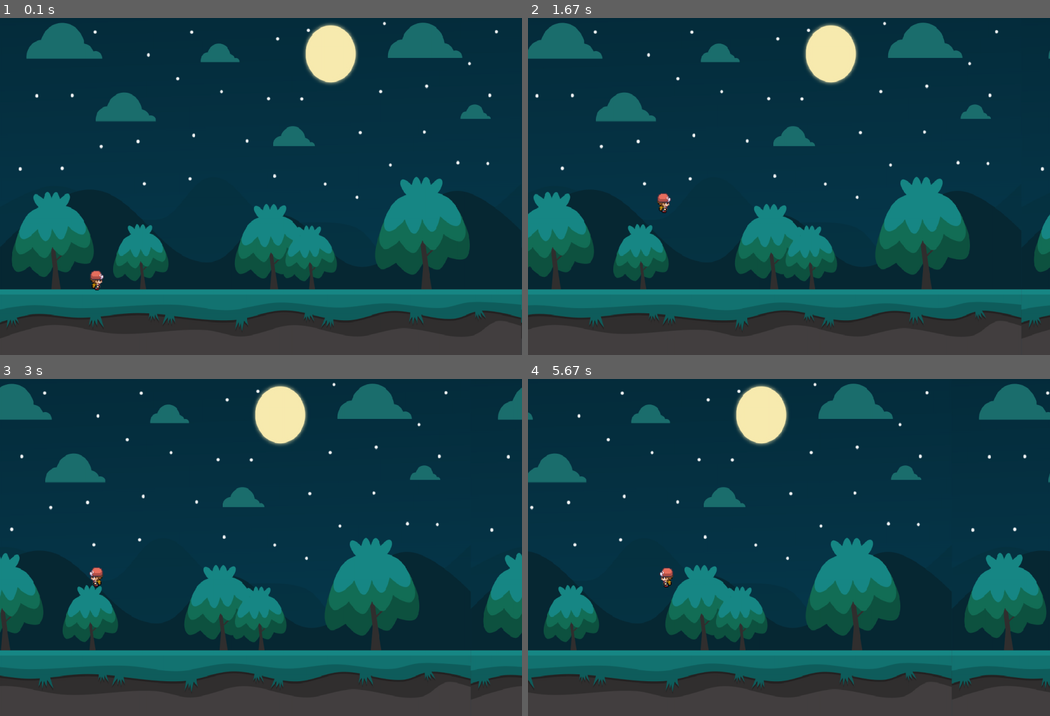
Above: before the commit, frames 1-4 (two rows, left to right).
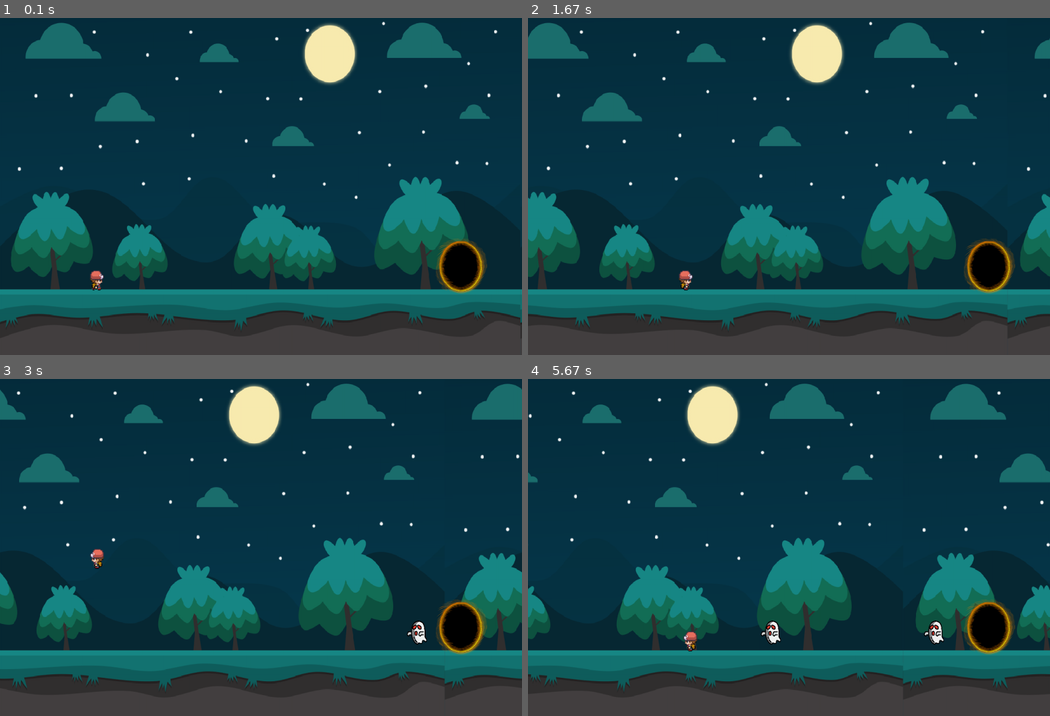
Above: after the commit, the same moments.

Repository: Cer6erus7/PygameBasic
Game: pygame game, started from main.py
Same seed, same stepped clock (60 frames per second), same inputs: the game is played once before the commit and once after it.
Inputs:
- Up to frame 1 (0.1 s): no input
- Up to frame 2 (1.67 s): hold D 0.33-0.8 s; hold W 0.83-1.13 s; hold D 1.17-1.63 s
- Up to frame 3 (3 s): hold A 1.67-2.2 s; hold A 2.23-2.63 s; hold W from 2.67 s (still down)
- Up to frame 4 (5.67 s): release W at 3.03 s; hold D 3.07-3.7 s; hold A 3.73-4.2 s; hold D 4.23-4.7 s; hold W 4.73-5.03 s; hold D 5.07-5.53 s; hold A from 5.57 s (still down)

The runs differ from the first frame. In frame 1, 2.8% of the frame differs, in the area x 0-100%, y 1-93%; in frame 2, 14%; in frame 3, 20%; in frame 4, 27%, in the area x 0-100%, y 1-94%.

Commit message:
Made enemies for the game and placed a portal where they spawn

Diff:
--- a/main.py
+++ b/main.py
@@ -12,8 +12,8 @@
         pygame.init()
 
         self.screen = pygame.display.set_mode((1200, 800))
-        self.icon = pygame.image.load("images//game.png")
-        self.bg = pygame.image.load("images//background.png")
+        self.icon = pygame.image.load("images//game.png").convert_alpha()
+        self.bg = pygame.image.load("images//background.png").convert_alpha()
         self.bg = pygame.transform.scale(self.bg, (1200, 800))
 
         self.bg_sound = pygame.mixer.Sound("sounds//comic5-25269.mp3")
@@ -23,21 +23,26 @@
         pygame.display.set_icon(self.icon)
 
         self.walk_left = [
-            pygame.image.load("images//player_left//Lstep1.png"),
-            pygame.image.load("images//player_left//Lstep2.png"),
-            pygame.image.load("images//player_left//Lstep3.png"),
-            pygame.image.load("images//player_left//Lstep4.png")
+            pygame.image.load("images//player_left//Lstep1.png").convert_alpha(),
+            pygame.image.load("images//player_left//Lstep2.png").convert_alpha(),
+            pygame.image.load("images//player_left//Lstep3.png").convert_alpha(),
+            pygame.image.load("images//player_left//Lstep4.png").convert_alpha()
         ]
 
         self.walk_right = [
-            pygame.image.load("images//player_right//Rstep1.png"),
-            pygame.image.load("images//player_right//Rstep2.png"),
-            pygame.image.load("images//player_right//Rstep3.png"),
-            pygame.image.load("images//player_right//Rstep4.png")
+            pygame.image.load("images//player_right//Rstep1.png").convert_alpha(),
+            pygame.image.load("images//player_right//Rstep2.png").convert_alpha(),
+            pygame.image.load("images//player_right//Rstep3.png").convert_alpha(),
+            pygame.image.load("images//player_right//Rstep4.png").convert_alpha()
         ]
 
-        self.standing_player = pygame.image.load("images//player_stand.png")
-        self.standing_player = pygame.transform.scale(self.standing_player, (36, 46))
+        self.enemies = []
+
+        self.ghost = pygame.image.load("images//ghost.png").convert_alpha()
+        self.ghost = pygame.transform.scale(self.ghost, (46, 56))
+
+        self.portal = pygame.image.load("images//portal.png").convert_alpha()
+        self.portal = pygame.transform.scale(self.portal, (120, 130))
 
         self.animation_count = 1
         self.bg_x = 0
@@ -46,29 +51,20 @@
 
         self.clock = pygame.time.Clock()
 
-    def r_walk(self):
+    def walk(self):
         """
-        Method for right walking, using static variable for this
+        Method for left or right walking, using static variable for this
         :return: None
         """
         if Game.RIGHT_WALK:
             self.screen.blit(self.walk_right[self.animation_count], (self.player_x, self.player_y))
-            if self.animation_count == len(self.walk_right) - 1:
-                self.animation_count = 0
-            else:
-                self.animation_count += 1
+        elif Game.LEFT_WALK:
+            self.screen.blit(self.walk_left[self.animation_count], (self.player_x, self.player_y))
 
-    def l_walk(self):
-        """
-        Method for left walking, using static variable for this
-        :return: None
-        """
-        if Game.LEFT_WALK:
-            self.screen.blit(self.walk_left[self.animation_count], (self.player_x, self.player_y))
-            if self.animation_count == len(self.walk_right) - 1:
-                self.animation_count = 0
-            else:
-                self.animation_count += 1
+        if self.animation_count == len(self.walk_right) - 1:
+            self.animation_count = 0
+        else:
+            self.animation_count += 1
 
     def pressed_keys(self):
         """
@@ -95,6 +91,7 @@
         """
         self.screen.blit(self.bg, (self.bg_x, 0))
         self.screen.blit(self.bg, (self.bg_x + 1200, 0))
+        self.screen.blit(self.portal, (1000, 530))
 
         if self.bg_x == -1200:
             self.bg_x = 0
@@ -122,19 +119,37 @@
                 Game.IS_JUMP = False
                 Game.JUMP_COUNT = 10
 
+    def enemy(self):
+        """
+        Enemy for the game, they spawn on the map and walk to the player.
+        :return:
+        """
+        player_rect = self.walk_left[0].get_rect(topleft=(self.player_x, self.player_y))
+
+        if self.enemies:
+            for enemy in self.enemies:
+                self.screen.blit(self.ghost, enemy)
+                enemy.x -= 5
+
+                if player_rect.colliderect(enemy):
+                    print("You lost!")
+
     def run_game(self):
         """
         Loop for the game. A whole game works when this loop is working.
         :return:
         """
+        ghost_timer = pygame.USEREVENT + 1
+        pygame.time.set_timer(ghost_timer, 2500)
+
         runner = True
         while runner:
 
             self.bg_movement()
             self.pressed_keys()
-            self.r_walk()
-            self.l_walk()
+            self.walk()
             self.jump()
+            self.enemy()
 
             pygame.display.update()
 
@@ -142,8 +157,10 @@
                 if event.type == pygame.QUIT:
                     runner = False
                     quit()
+                if event.type == ghost_timer:
+                    self.enemies.append(self.ghost.get_rect(topleft=(1000, 580)))
 
-            self.clock.tick(20)
+            self.clock.tick(30)
 
 
 if __name__ == "__main__":
Binary file added: images/ghost.png
Binary file added: images/portal.png
